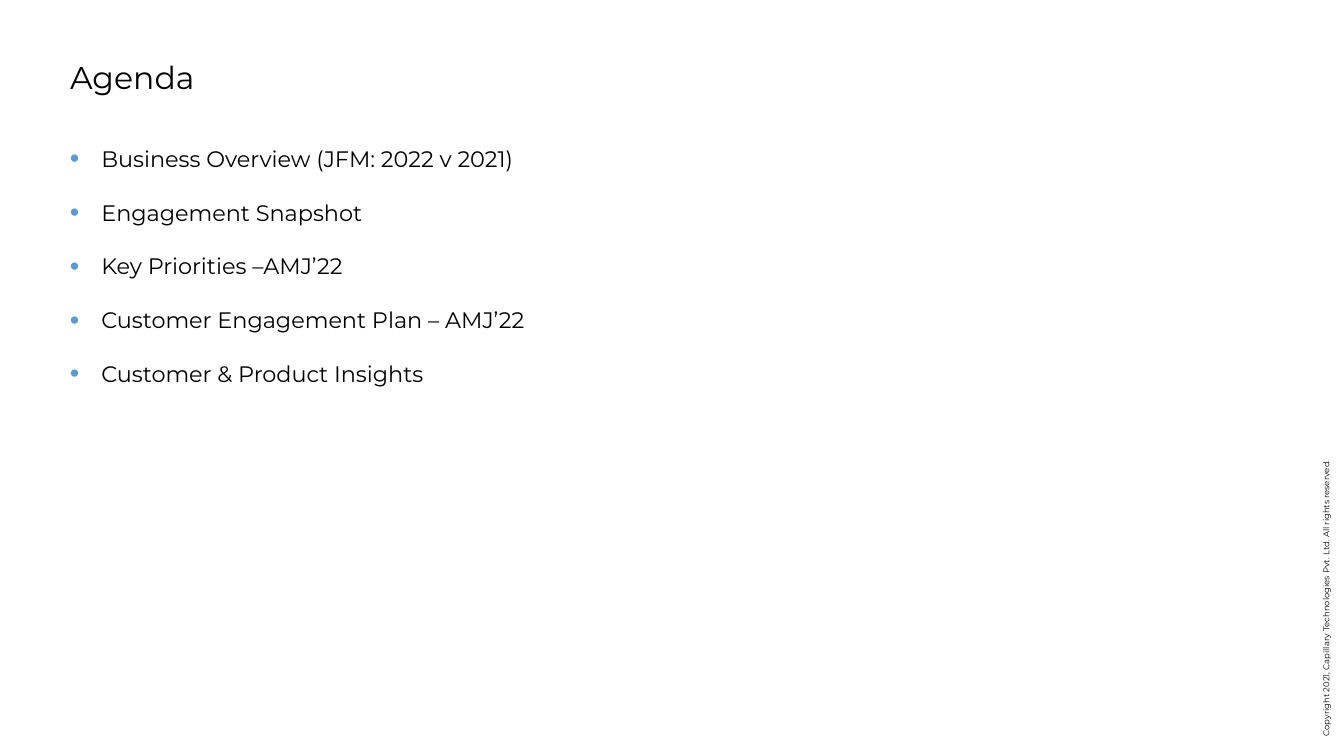
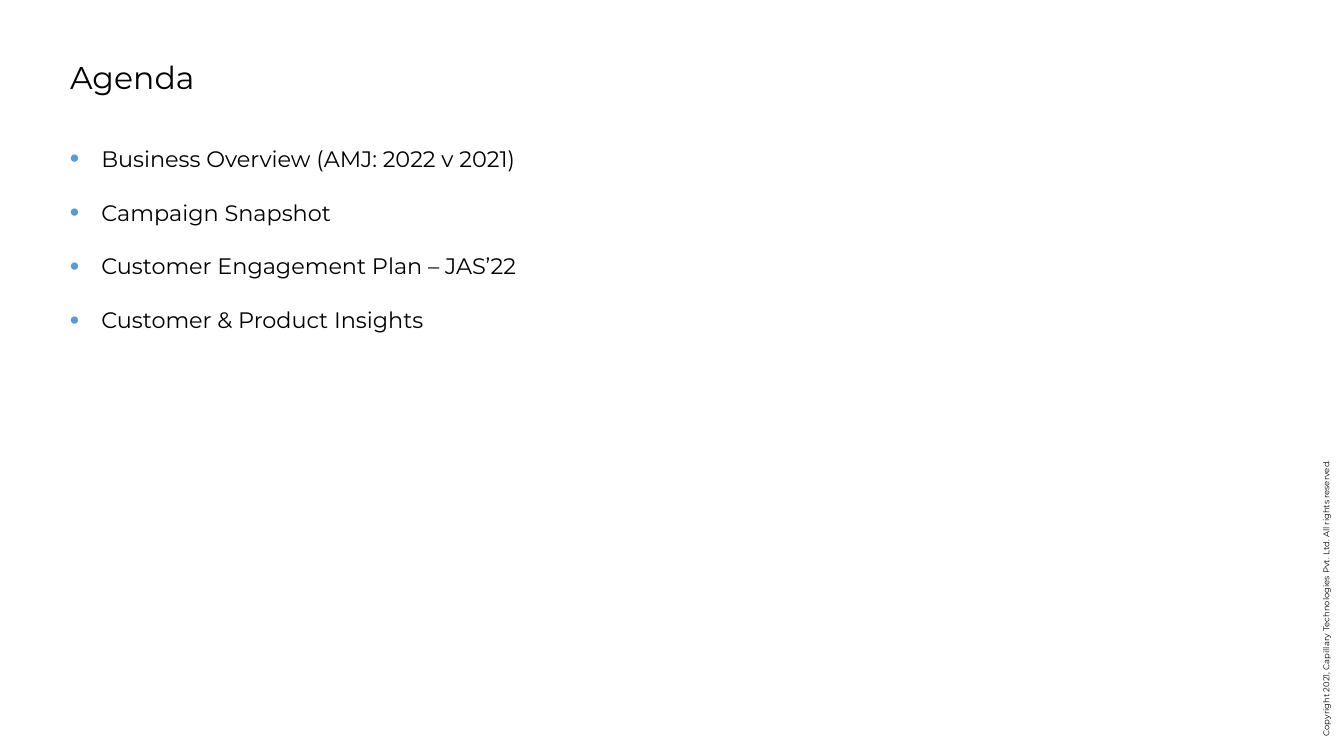
Before and after one commit to akhil-kumar-capillary/Linen-Club, a slide deck: slide 2 of Decks/LC QBR AMJ'22.pptx. Drawn at 1344x756 pixels with LibreOffice and Linux fonts; fonts in the diff are those of the drawing; background and template pictures are left out. Boxes give left, top, right and bottom in pixels: in the first picture for what was removed or moved away, otherwise in the second. Text is boxed around its words. In the diff, an @@ line names an element or a change of style, - is before the commit and + after.

```diff
--- a/Decks/LC QBR AMJ'22.pptx
+++ b/Decks/LC QBR AMJ'22.pptx
@@ text at bbox=[101, 150, 516, 279]: text changed @@
-• Business Overview (JFM: 2022 v 2021)
-• Engagement Snapshot
-• Key Priorities –AMJ’22
-• Customer Engagement Plan – AMJ’22
+• Business Overview (AMJ: 2022 v 2021)
+• Campaign Snapshot
+• Customer Engagement Plan – JAS’22
```
Also in this commit, not shown: 7 other slides changed, 1 other file.
